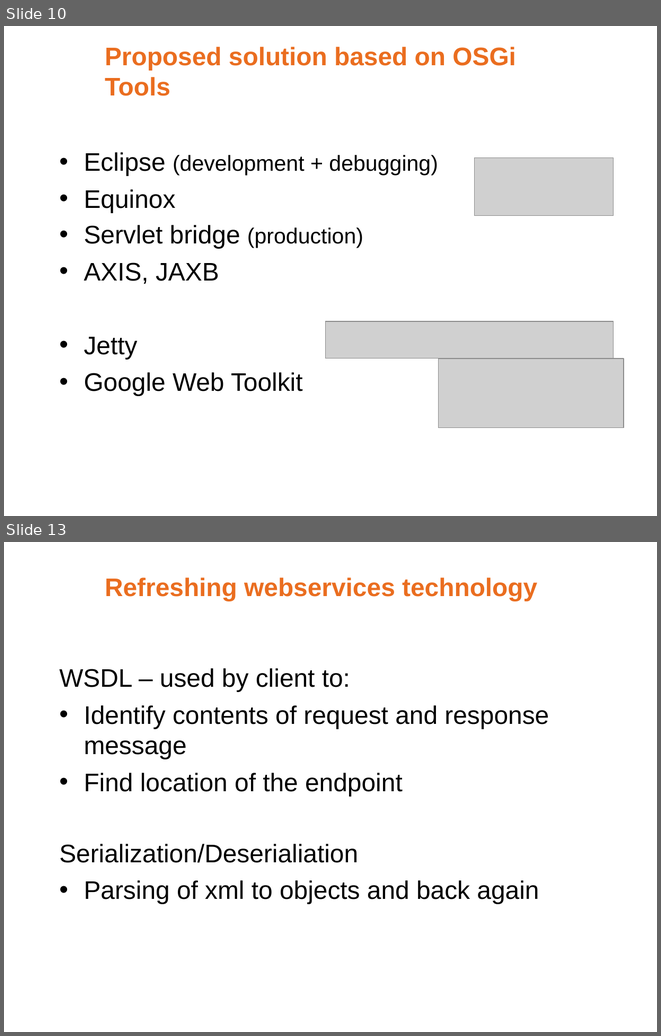
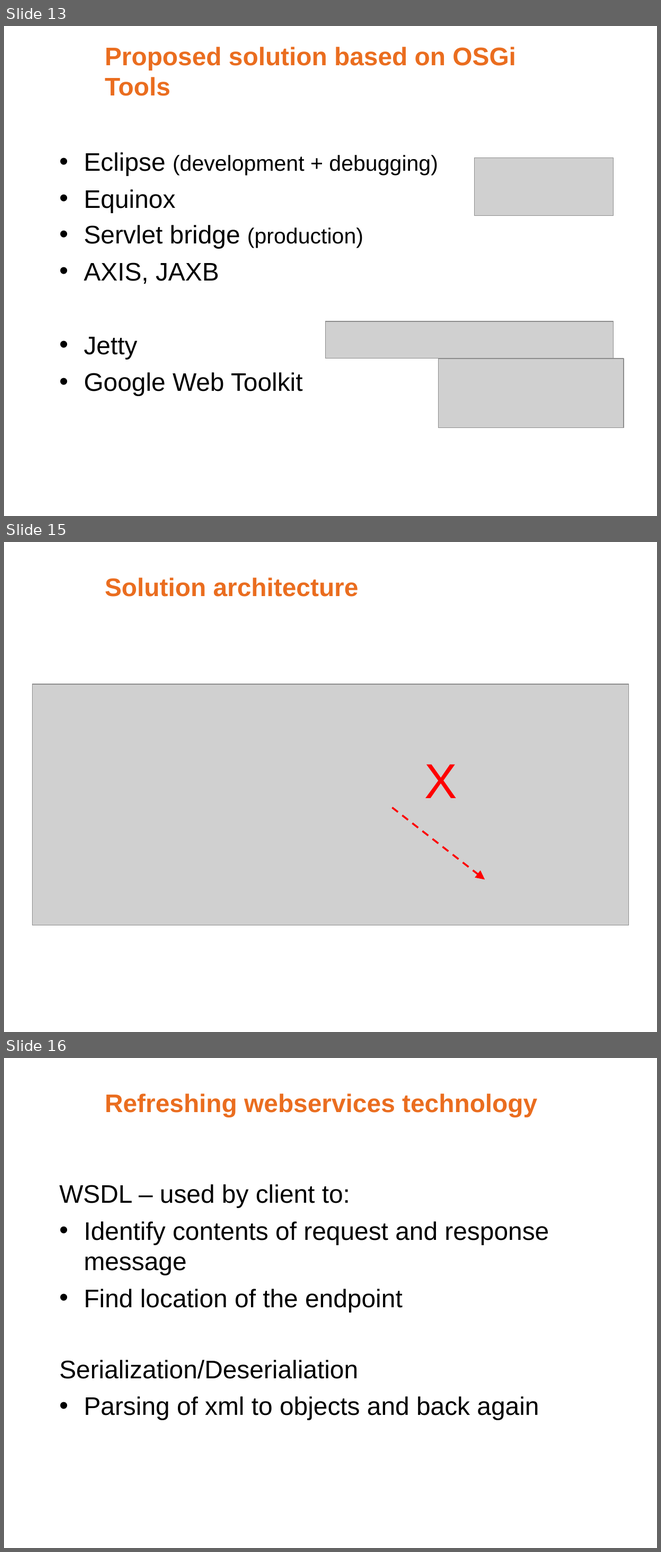
Before and after one commit to noushadali/osgi-samples, a slide deck: congress-registration/documentation/Webservice versioning using osgi.ppt. Shown one above the other, each under a label of ours: slides 10 and 13 before the commit, slides 13, 15 and 16 after it; the slides between them are not shown. The pictures are 661x1036 and 661x1552 pixels, drawn with LibreOffice and Linux fonts; fonts in the diff are those of the drawing; grey boxes stand for pictures; background and template pictures are left out. Boxes give left, top, right and bottom in pixels: in the first picture for what was removed or moved away, otherwise in the second. Text is boxed around its words. In the diff, an @@ line names an element or a change of style, - is before the commit and + after.

```diff
--- a/congress-registration/documentation/Webservice versioning using osgi.ppt
+++ b/congress-registration/documentation/Webservice versioning using osgi.ppt
@@ slide 15 added at (4, 542, 657, 1032), background #FFFFFF @@
@@ title added at (105, 578, 359, 597), 28 pt, text #EA6D1F, bold @@
+Solution architecture
@@ picture added at (32, 685, 629, 925) @@
@@ text added at (424, 764, 457, 798), 54 pt, text #FF0000 @@
+X
@@ arrow added from (392, 807) to (485, 880), #FF0000 2.01 pt dashed @@
@@ what was slide 10 is now slide 13 @@
@@ what was slide 13 is now slide 16 @@
```
Also in this commit, not shown: 1 slide changed, 3 other slides added, 1 slide removed, 6 other files.
